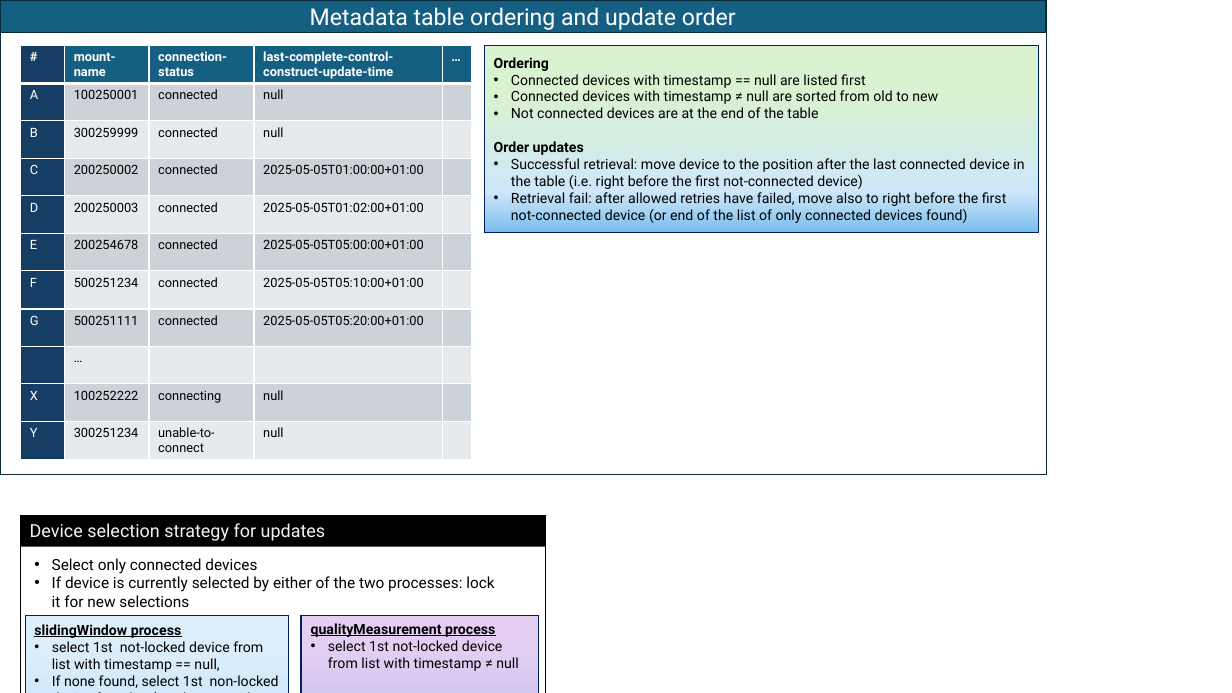
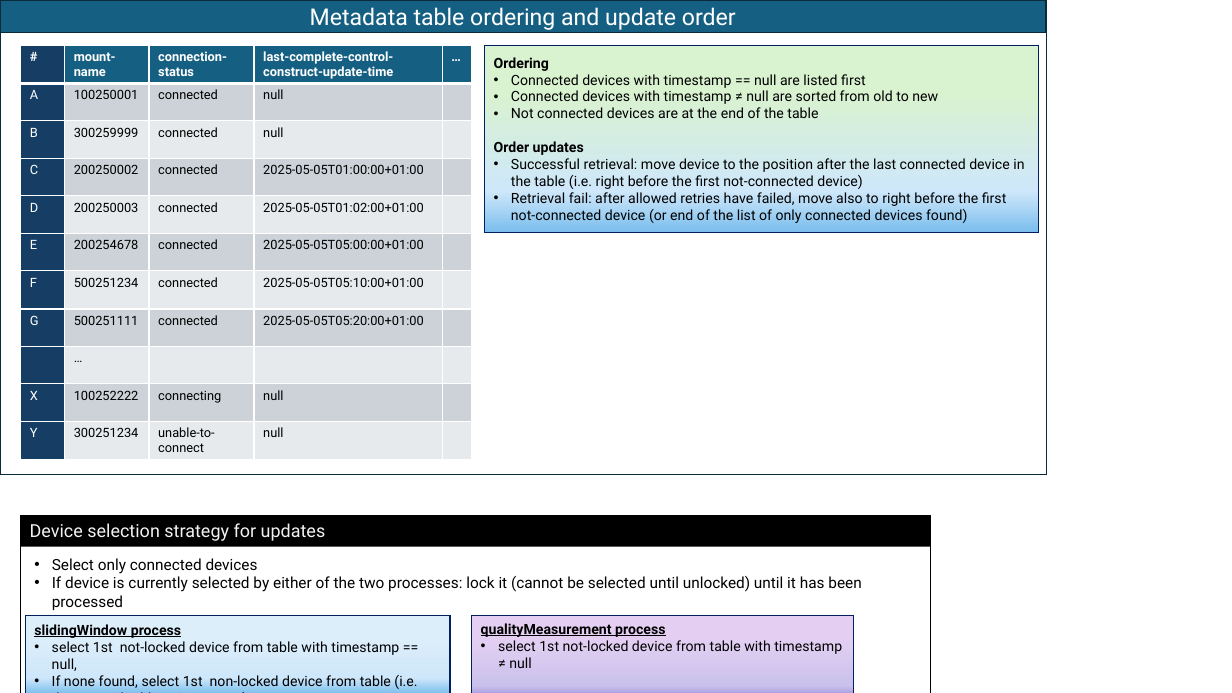
Before and after one commit to openBackhaul/MicroWaveDeviceInventory, a slide deck: slide 4 of spec/additionalDescription/pictures/MetadataTablePics.pptx. Drawn at 1232x693 pixels with LibreOffice and Linux fonts; fonts in the diff are those of the drawing. Boxes give left, top, right and bottom in pixels: in the first picture for what was removed or moved away, otherwise in the second. Text is boxed around its words. In the diff, an @@ line names an element or a change of style, - is before the commit and + after.

```diff
--- a/spec/additionalDescription/pictures/MetadataTablePics.pptx
+++ b/spec/additionalDescription/pictures/MetadataTablePics.pptx
@@ rectangle "Device selection strategy for updates": place and size @@
-rectangle "Device selection strategy for updates" at (20, 516, 545, 547)
+rectangle "Device selection strategy for updates" at (20, 516, 931, 547)
@@ rectangle: place and size @@
-rectangle at (20, 516, 545, 693)
+rectangle at (20, 516, 931, 693)
@@ text at (52, 576, 861, 610): text changed @@
-• If device is currently selected by either of the two processes: lock it for new selections
+• If device is currently selected by either of the two processes: lock it (cannot be selected until unlocked) until it has been processed
@@ rectangle: place and size @@
-rectangle at (25, 616, 288, 693)
+rectangle at (25, 616, 450, 693)
@@ text "qualityMeasurement process": place and size @@
-text "qualityMeasurement process" at (311, 623, 518, 671)
+text "qualityMeasurement process" at (481, 623, 842, 668)
@@ rectangle: place and size @@
-rectangle at (301, 616, 539, 693)
+rectangle at (471, 616, 854, 693)
@@ text at (52, 641, 417, 689): text changed @@
-• select 1st not-locked device from list with timestamp == null,
-• If none found, select 1st non-locked device from list (i.e. the one with oldest timestamp)
+• select 1st not-locked device from table with timestamp == null,
+• If none found, select 1st non-locked device from table (i.e. the one with oldest timestamp)
@@ text at (498, 640, 842, 668): text changed @@
-• select 1st not-locked device from list with timestamp ≠ null
+• select 1st not-locked device from table with timestamp ≠ null
```
Also in this commit, not shown: 2 other files.
